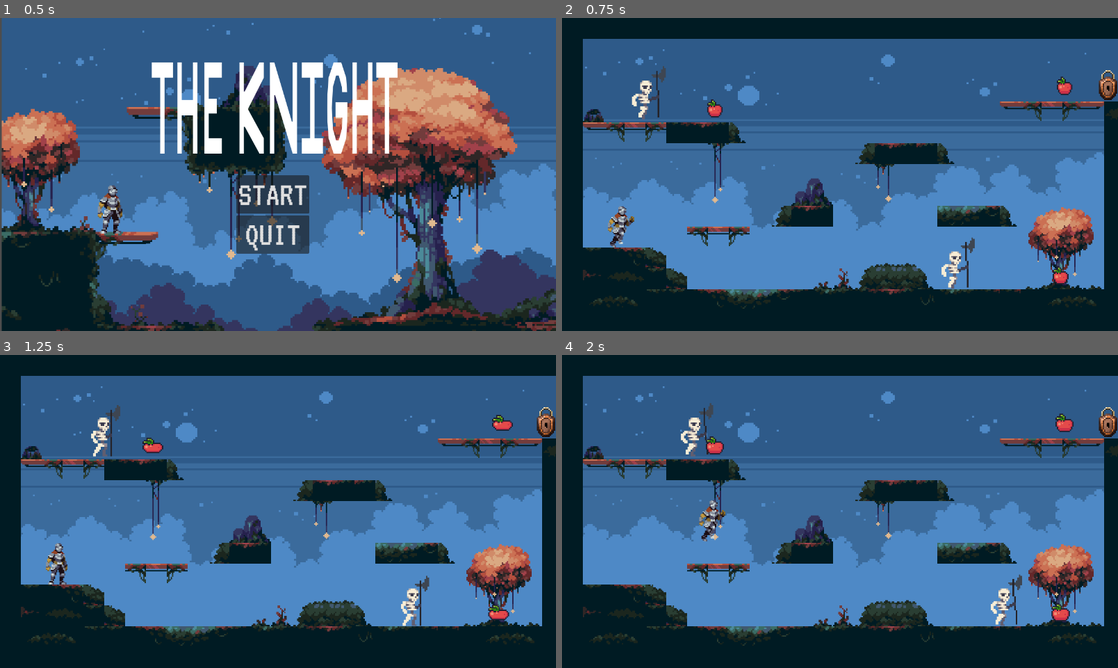
Above: before the commit, frames 1-4 (two rows, left to right).
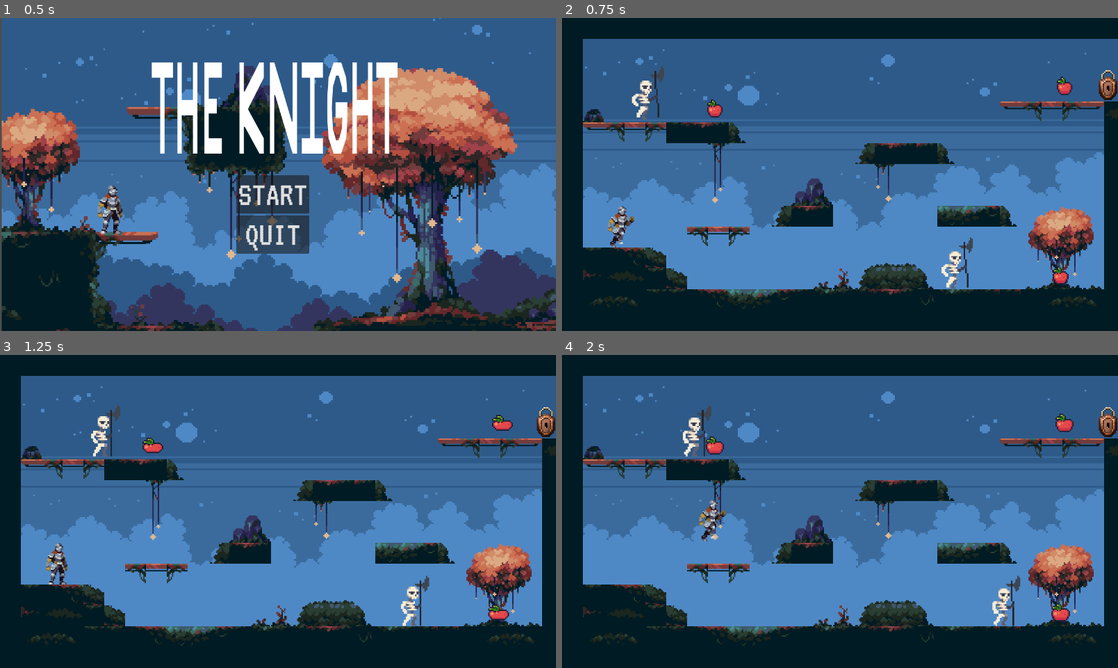
Above: after the commit, the same moments.

Repository: williamsollomon/the_knight_platformer
Game: Godot game, scene res://Scenes/main_menu.tscn
The game is run twice, just before and just after one commit, with the same random seed, the same clock (stepped at 60 frames per second) and the same inputs.
Inputs:
- Up to frame 1 (0.5 s): no input
- Up to frame 2 (0.75 s): click "START" at 0.5 s
- Up to frame 3 (1.25 s): no input
- Up to frame 4 (2 s): hold D (right) from 1.28 s (still down); tap W (up) at 1.52 s

Frame 1 is identical in both runs. In frame 2, 0.2% of the frame differs, in the area x 12-75%, y 15-87%; in frame 3, 0.1%; in frame 4, 0.4%, in the area x 21-83%, y 15-87%.

Commit message:
Update kode

Diff:
--- a/Scenes/skeleton.tscn
+++ b/Scenes/skeleton.tscn
@@ -2,6 +2,79 @@
 
 [ext_resource type="Script" uid="uid://wjj2oenhjlom" path="res://Scripts/skeleton.gd" id="1_81u3t"]
 [ext_resource type="Texture2D" uid="uid://1tutgonidqsu" path="res://Assets/Images/Skeleton/Skeleton Walk.png" id="1_sfdtf"]
+[ext_resource type="Texture2D" uid="uid://bjwqbg1llug4c" path="res://Assets/Images/Skeleton/Skeleton Attack.png" id="2_vd5x3"]
+
+[sub_resource type="AtlasTexture" id="AtlasTexture_xdwqs"]
+atlas = ExtResource("2_vd5x3")
+region = Rect2(0, 0, 43, 37)
+
+[sub_resource type="AtlasTexture" id="AtlasTexture_l6q7w"]
+atlas = ExtResource("2_vd5x3")
+region = Rect2(43, 0, 43, 37)
+
+[sub_resource type="AtlasTexture" id="AtlasTexture_anwrq"]
+atlas = ExtResource("2_vd5x3")
+region = Rect2(86, 0, 43, 37)
+
+[sub_resource type="AtlasTexture" id="AtlasTexture_0yfbv"]
+atlas = ExtResource("2_vd5x3")
+region = Rect2(129, 0, 43, 37)
+
+[sub_resource type="AtlasTexture" id="AtlasTexture_vcsoq"]
+atlas = ExtResource("2_vd5x3")
+region = Rect2(172, 0, 43, 37)
+
+[sub_resource type="AtlasTexture" id="AtlasTexture_qt1qk"]
+atlas = ExtResource("2_vd5x3")
+region = Rect2(215, 0, 43, 37)
+
+[sub_resource type="AtlasTexture" id="AtlasTexture_qlyal"]
+atlas = ExtResource("2_vd5x3")
+region = Rect2(258, 0, 43, 37)
+
+[sub_resource type="AtlasTexture" id="AtlasTexture_uebny"]
+atlas = ExtResource("2_vd5x3")
+region = Rect2(301, 0, 43, 37)
+
+[sub_resource type="AtlasTexture" id="AtlasTexture_cf6qe"]
+atlas = ExtResource("2_vd5x3")
+region = Rect2(344, 0, 43, 37)
+
+[sub_resource type="AtlasTexture" id="AtlasTexture_ksbdh"]
+atlas = ExtResource("2_vd5x3")
+region = Rect2(387, 0, 43, 37)
+
+[sub_resource type="AtlasTexture" id="AtlasTexture_di62f"]
+atlas = ExtResource("2_vd5x3")
+region = Rect2(430, 0, 43, 37)
+
+[sub_resource type="AtlasTexture" id="AtlasTexture_vjh88"]
+atlas = ExtResource("2_vd5x3")
+region = Rect2(473, 0, 43, 37)
+
+[sub_resource type="AtlasTexture" id="AtlasTexture_rfcpp"]
+atlas = ExtResource("2_vd5x3")
+region = Rect2(516, 0, 43, 37)
+
+[sub_resource type="AtlasTexture" id="AtlasTexture_oelfx"]
+atlas = ExtResource("2_vd5x3")
+region = Rect2(559, 0, 43, 37)
+
+[sub_resource type="AtlasTexture" id="AtlasTexture_t1o88"]
+atlas = ExtResource("2_vd5x3")
+region = Rect2(602, 0, 43, 37)
+
+[sub_resource type="AtlasTexture" id="AtlasTexture_lhll6"]
+atlas = ExtResource("2_vd5x3")
+region = Rect2(645, 0, 43, 37)
+
+[sub_resource type="AtlasTexture" id="AtlasTexture_hs872"]
+atlas = ExtResource("2_vd5x3")
+region = Rect2(688, 0, 43, 37)
+
+[sub_resource type="AtlasTexture" id="AtlasTexture_si4ap"]
+atlas = ExtResource("2_vd5x3")
+region = Rect2(731, 0, 43, 37)
 
 [sub_resource type="AtlasTexture" id="AtlasTexture_81u3t"]
 atlas = ExtResource("1_sfdtf")
@@ -57,6 +130,65 @@
 
 [sub_resource type="SpriteFrames" id="SpriteFrames_xdwqs"]
 animations = [{
+"frames": [{
+"duration": 1.0,
+"texture": SubResource("AtlasTexture_xdwqs")
+}, {
+"duration": 1.0,
+"texture": SubResource("AtlasTexture_l6q7w")
+}, {
+"duration": 1.0,
+"texture": SubResource("AtlasTexture_anwrq")
+}, {
+"duration": 1.0,
+"texture": SubResource("AtlasTexture_0yfbv")
+}, {
+"duration": 1.0,
+"texture": SubResource("AtlasTexture_vcsoq")
+}, {
+"duration": 1.0,
+"texture": SubResource("AtlasTexture_qt1qk")
+}, {
+"duration": 1.0,
+"texture": SubResource("AtlasTexture_qlyal")
+}, {
+"duration": 1.0,
+"texture": SubResource("AtlasTexture_uebny")
+}, {
+"duration": 1.0,
+"texture": SubResource("AtlasTexture_cf6qe")
+}, {
+"duration": 1.0,
+"texture": SubResource("AtlasTexture_ksbdh")
+}, {
+"duration": 1.0,
+"texture": SubResource("AtlasTexture_di62f")
+}, {
+"duration": 1.0,
+"texture": SubResource("AtlasTexture_vjh88")
+}, {
+"duration": 1.0,
+"texture": SubResource("AtlasTexture_rfcpp")
+}, {
+"duration": 1.0,
+"texture": SubResource("AtlasTexture_oelfx")
+}, {
+"duration": 1.0,
+"texture": SubResource("AtlasTexture_t1o88")
+}, {
+"duration": 1.0,
+"texture": SubResource("AtlasTexture_lhll6")
+}, {
+"duration": 1.0,
+"texture": SubResource("AtlasTexture_hs872")
+}, {
+"duration": 1.0,
+"texture": SubResource("AtlasTexture_si4ap")
+}],
+"loop": false,
+"name": &"attack",
+"speed": 40.0
+}, {
 "frames": [{
 "duration": 1.0,
 "texture": SubResource("AtlasTexture_81u3t")
@@ -118,9 +250,10 @@
 texture_filter = 1
 scale = Vector2(3, 3)
 sprite_frames = SubResource("SpriteFrames_xdwqs")
-animation = &"running"
+animation = &"attack"
 autoplay = "running"
-frame_progress = 0.92746425
+frame = 17
+frame_progress = 1.0
 
 [node name="CollisionShape2D" type="CollisionShape2D" parent="." unique_id=606780970]
 position = Vector2(-15, 25)
--- a/Scripts/skeleton.gd
+++ b/Scripts/skeleton.gd
@@ -4,6 +4,7 @@
 signal player_died
 const SPEED = 30.0
 var direction = 1.0
+var has_attacked: bool = false
 
 # Called when the node enters the scene tree for the first time.
 func _ready() -> void:
@@ -12,15 +13,25 @@
 
 # Called every frame. 'delta' is the elapsed time since the previous frame.
 func _process(delta: float) -> void:
-	position.x += direction * SPEED * delta
+	if not has_attacked:
+		position.x += direction * SPEED * delta
 
 
 func _on_timer_timeout() -> void:
+	if has_attacked:
+		return
 	direction *= -1
 	animated_sprite_2d.flip_h=!animated_sprite_2d.flip_h
 
 
 func _on_body_entered(body: Node2D) -> void:
-	if body.name == "Player" and body.alive:
+	if body.name == "Player" and body.alive and not has_attacked:
+		has_attacked = true
+
+		if body.global_position.x < global_position.x:
+			animated_sprite_2d.flip_h = true #kiri
+		else:
+			animated_sprite_2d.flip_h = false #kanan
+
+		animated_sprite_2d.play("attack")
 		emit_signal("player_died", body)
-		 # Replace with function body.
